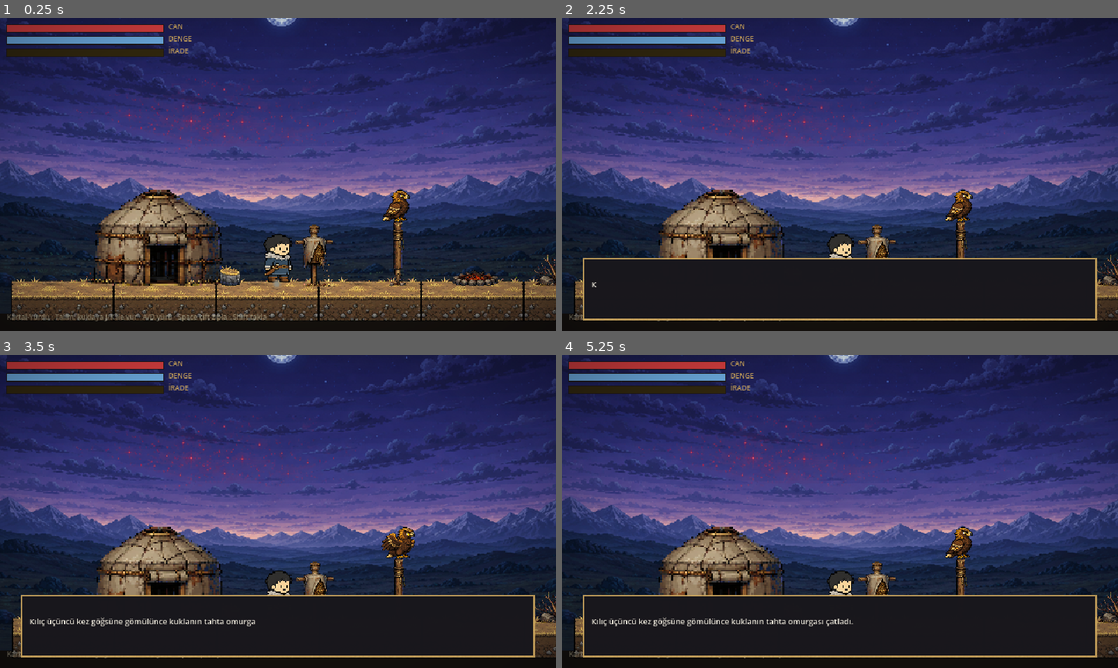
Above: before the commit, frames 1-4 (two rows, left to right).
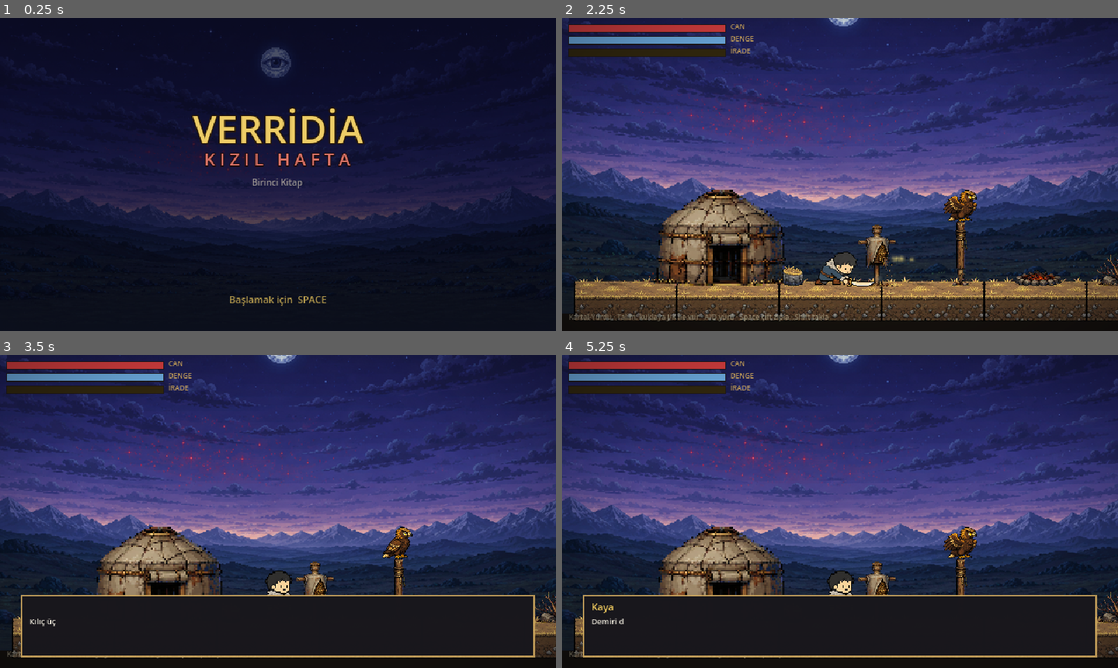
Above: after the commit, the same moments.

Repository: AhmetSoz/verridia
Game: Godot game, scene res://scenes/ui/baslik.tscn
Two runs of this game, one before a commit and one after it. Both use one fixed random seed, a clock stepped at 60 frames per second and the inputs below. Before the commit the project starts from res://scenes/levels/kartal_yurdu.tscn.
Inputs:
- Up to frame 1 (0.25 s): no input
- Up to frame 2 (2.25 s): tap Enter (ui_accept) at 0.5, 0.77, 1.07, 1.52, 1.55, 1.82 s; hold E (etkilesim) 0.53-1.28 s; tap Space (zipla) at 0.8, 1.35 s; hold Enter (ui_accept) from 2.03 s (still down)
- Up to frame 3 (3.5 s): tap E (etkilesim) at 2.3 s; release Enter (ui_accept) at 2.78 s; tap S (egil) at 2.85 s; tap Enter (ui_accept) at 3.02, 3.32 s; tap Space (zipla) at 3.05 s
- Up to frame 4 (5.25 s): hold E (etkilesim) 3.53-4.28 s; tap Enter (ui_accept) at 3.77, 3.8, 4.07, 4.52, 4.82 s; tap D (hareket_sag) at 4.35 s; tap E (etkilesim) at 4.55 s; hold Space (zipla) from 5.03 s (still down); tap A (hareket_sol) at 5.1 s

The runs differ from the first frame. In frame 1, 82% of the frame differs, in the area x 0-100%, y 0-97%; in frame 2, 14%; in frame 3, 0.7%; in frame 4, 0.9%.

Commit message:
feat(oyun): baslik ekrani + agir acilis vurusu + Space ile diyalog hizlandirma
- baslik.tscn: Verridia/Kizil Hafta ana menu (bozkir+Tek Goz arka plan, Space ile basla)
- ana sahne artik baslik -> Space ile Kartal-Yurdu'ya gecer
- acilis sinematiginde Togan AGIR saldiri yapiyor (butun agirligini verir)
- otomatik diyalogda Space/E ile hizlandirma/atlama acildi (yine de kendi akar)

Co-Authored-By: Claude Opus 4.8 <noreply@anthropic.com>

Diff:
--- a/game/project.godot
+++ b/game/project.godot
@@ -16,7 +16,7 @@
 
 config/name="Verridia: Kızıl Hafta"
 config/description="Birinci Kitap'ın hikâye odaklı 2D aksiyon-platform uyarlaması."
-run/main_scene="res://scenes/levels/kartal_yurdu.tscn"
+run/main_scene="res://scenes/ui/baslik.tscn"
 config/features=PackedStringArray("4.7")
 config/icon="res://icon.svg"
 
--- /dev/null
+++ b/game/scenes/ui/baslik.tscn
@@ -0,0 +1,81 @@
+[gd_scene load_steps=3 format=3]
+
+[ext_resource type="Script" path="res://scripts/ui/baslik.gd" id="1"]
+[ext_resource type="Texture2D" path="res://asset/arkaplanlar/bozkir_arka.png" id="2"]
+
+[node name="Baslik" type="Control"]
+layout_mode = 3
+anchors_preset = 15
+anchor_right = 1.0
+anchor_bottom = 1.0
+script = ExtResource("1")
+
+[node name="Arka" type="TextureRect" parent="."]
+texture_filter = 3
+anchors_preset = 15
+anchor_right = 1.0
+anchor_bottom = 1.0
+texture = ExtResource("2")
+expand_mode = 1
+stretch_mode = 6
+modulate = Color(0.7, 0.72, 0.85, 1)
+
+[node name="Karart" type="ColorRect" parent="."]
+anchors_preset = 15
+anchor_right = 1.0
+anchor_bottom = 1.0
+color = Color(0.02, 0.02, 0.06, 0.5)
+
+[node name="Baslik" type="Label" parent="."]
+anchor_left = 0.5
+anchor_right = 0.5
+offset_left = -260.0
+offset_top = 96.0
+offset_right = 260.0
+offset_bottom = 150.0
+theme_override_colors/font_color = Color(0.93, 0.8, 0.4, 1)
+theme_override_colors/font_outline_color = Color(0.15, 0.09, 0.03, 1)
+theme_override_constants/outline_size = 6
+theme_override_font_sizes/font_size = 44
+horizontal_alignment = 1
+text = "VERRİDİA"
+
+[node name="AltBaslik" type="Label" parent="."]
+anchor_left = 0.5
+anchor_right = 0.5
+offset_left = -260.0
+offset_top = 148.0
+offset_right = 260.0
+offset_bottom = 176.0
+theme_override_colors/font_color = Color(0.85, 0.45, 0.4, 1)
+theme_override_colors/font_outline_color = Color(0.12, 0.04, 0.04, 1)
+theme_override_constants/outline_size = 4
+theme_override_font_sizes/font_size = 20
+horizontal_alignment = 1
+text = "K I Z I L   H A F T A"
+
+[node name="Kitap" type="Label" parent="."]
+anchor_left = 0.5
+anchor_right = 0.5
+offset_left = -260.0
+offset_top = 182.0
+offset_right = 260.0
+offset_bottom = 200.0
+theme_override_colors/font_color = Color(0.75, 0.72, 0.66, 0.8)
+theme_override_font_sizes/font_size = 10
+horizontal_alignment = 1
+text = "Birinci Kitap"
+
+[node name="Ipucu" type="Label" parent="."]
+anchor_left = 0.5
+anchor_top = 1.0
+anchor_right = 0.5
+anchor_bottom = 1.0
+offset_left = -160.0
+offset_top = -44.0
+offset_right = 160.0
+offset_bottom = -28.0
+theme_override_colors/font_color = Color(0.91, 0.77, 0.36, 1)
+theme_override_font_sizes/font_size = 11
+horizontal_alignment = 1
+text = "Başlamak için  SPACE"
--- a/game/scripts/levels/kartal_yurdu.gd
+++ b/game/scripts/levels/kartal_yurdu.gd
@@ -23,11 +23,11 @@
 	oyuncu.girdi_kilitli = true
 	oyuncu.yon = 1
 	await get_tree().create_timer(0.5).timeout
-	# Togan kuklaya üç kez vuruyor (kitabın açılışı)
+	# Togan kuklaya üç kez AĞIR vuruyor (kitabın açılışı — bütün ağırlığını verir)
 	for i in range(3):
 		if is_instance_valid(oyuncu):
-			oyuncu._saldiri_basla(false)
-		await get_tree().create_timer(0.55).timeout
+			oyuncu._saldiri_basla(true)
+		await get_tree().create_timer(0.75).timeout
 	var d = DIALOG.instantiate()
 	add_child(d)
 	d.bitti.connect(func(): oyuncu.girdi_kilitli = false)
--- /dev/null
+++ b/game/scripts/ui/baslik.gd
@@ -0,0 +1,14 @@
+extends Control
+## Başlık ekranı — Verridia: Kızıl Hafta. Space/E/Enter ile başlar.
+
+@onready var ipucu: Label = $Ipucu
+var _t: float = 0.0
+
+func _process(delta: float) -> void:
+	_t += delta
+	ipucu.modulate.a = 0.45 + 0.45 * sin(_t * 3.2)   # yanıp sönen ipucu
+
+func _input(event: InputEvent) -> void:
+	if event.is_action_pressed("zipla") or event.is_action_pressed("etkilesim") or event.is_action_pressed("ui_accept"):
+		get_viewport().set_input_as_handled()
+		get_tree().change_scene_to_file("res://scenes/levels/kartal_yurdu.tscn")
--- a/game/scripts/ui/dialog.gd
+++ b/game/scripts/ui/dialog.gd
@@ -59,7 +59,8 @@
 			_sonraki()
 
 func _input(event: InputEvent) -> void:
-	if not kutu.visible or _otomatik:   # otomatik modda girdi yok (dizi gibi akar)
+	# Otomatik modda bile Space/E ile hızlandırılabilir (basınca hemen tamamla/ilerle)
+	if not kutu.visible:
 		return
 	if event.is_action_pressed("etkilesim") or event.is_action_pressed("zipla") or event.is_action_pressed("saldiri_hafif"):
 		if _gorunen < float(_tam.length()):
Not shown, added: game/scripts/ui/baslik.gd.uid
